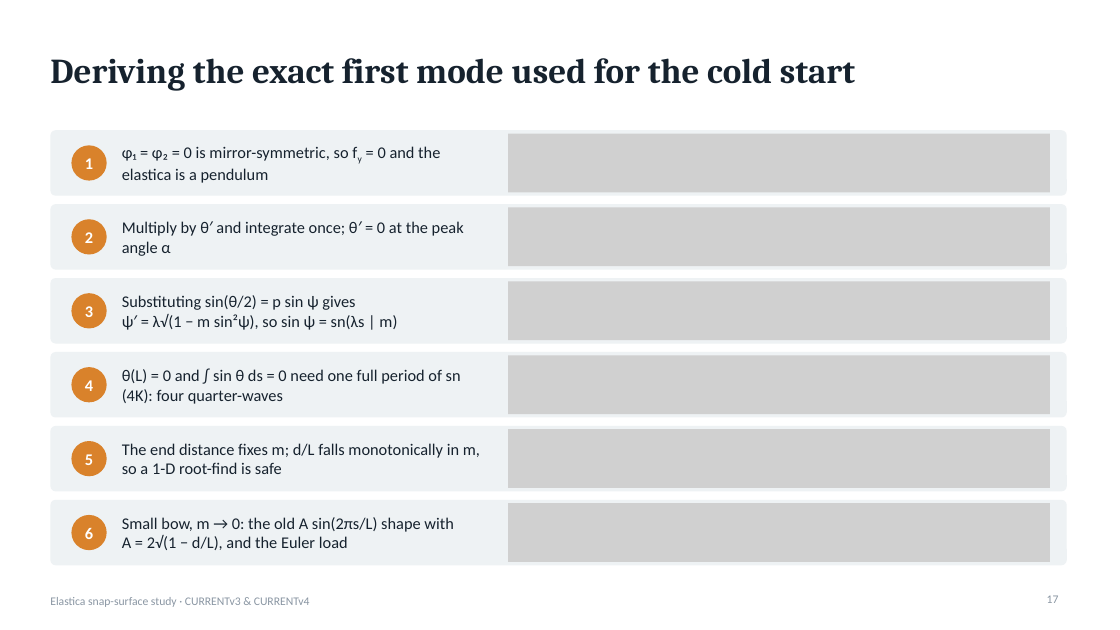
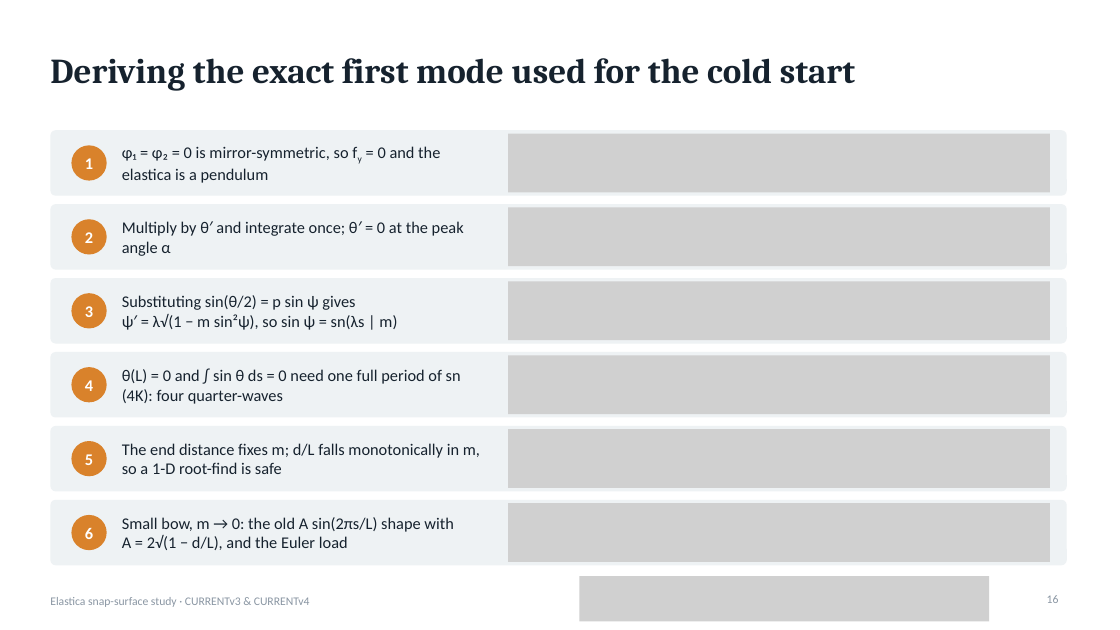
Before and after one commit to grraxx/elastica, a slide deck: slide 16 of presentation/elastica_snap_surface.pptx (slide 17 before the commit). Drawn at 1120x630 pixels with LibreOffice and Linux fonts; fonts in the diff are those of the drawing; grey boxes stand for pictures. Boxes give left, top, right and bottom in pixels: in the first picture for what was removed or moved away, otherwise in the second. Text is boxed around its words. In the diff, an @@ line names an element or a change of style, - is before the commit and + after.

```diff
--- a/presentation/elastica_snap_surface.pptx
+++ b/presentation/elastica_snap_surface.pptx
@@ picture added at <box>580,576,990,622</box> @@
@@ page number at <box>1047,595,1059,603</box>: text changed @@
-17
+16
```
Also in this commit, not shown: 3 other slides changed, 12 slides removed.
